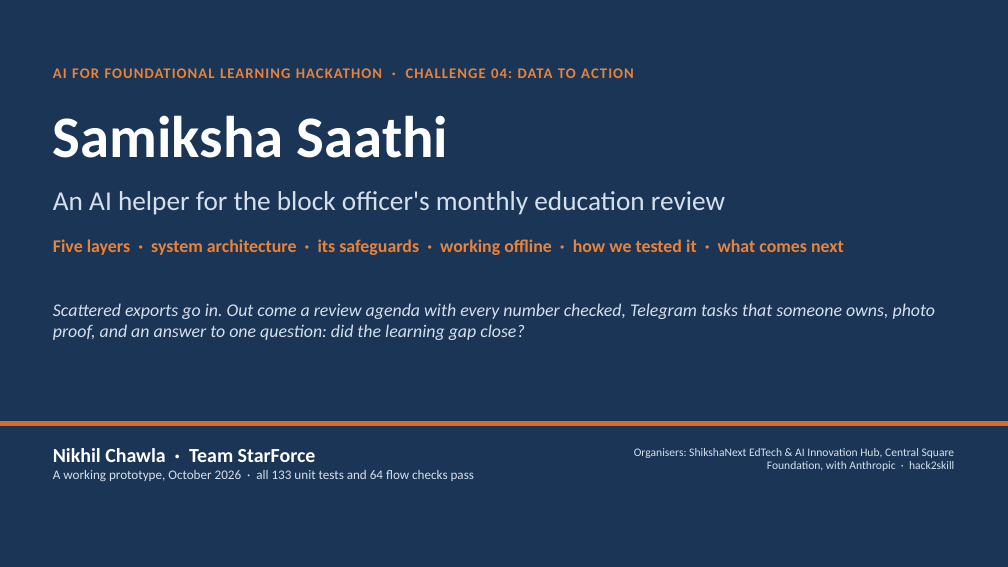
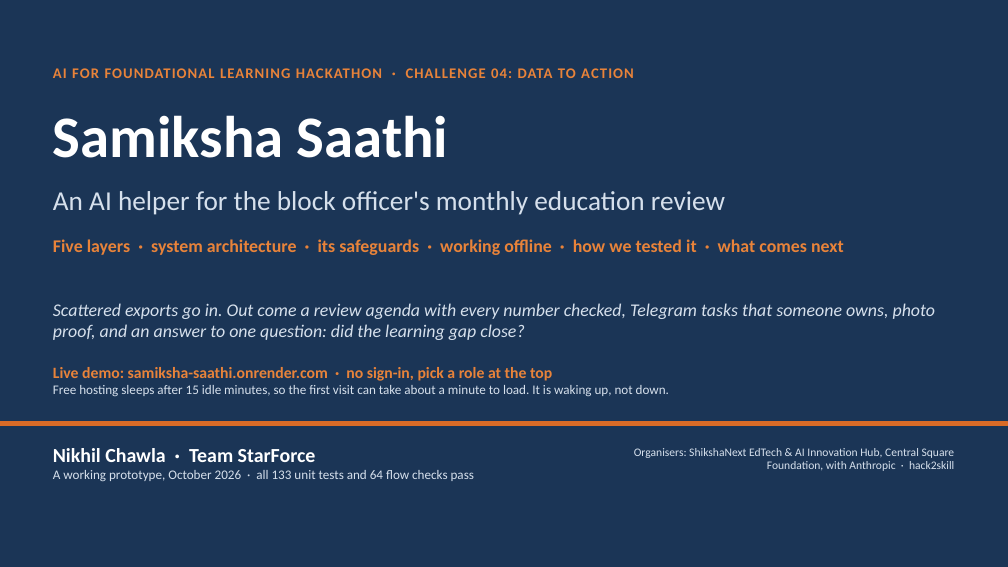
Before and after one commit to 1nikhilchawla/Samiksha_Saathi, a slide deck: slide 1 of Samiksha_Saathi_Final_Submission_Deck.pptx. Drawn at 1008x567 pixels with LibreOffice and Linux fonts; fonts in the diff are those of the drawing. Boxes give left, top, right and bottom in pixels: in the first picture for what was removed or moved away, otherwise in the second. Text is boxed around its words. In the diff, an @@ line names an element or a change of style, - is before the commit and + after.

Commit message:
Evaluator guide, live demo, roles, samples, Render, npm test split

```diff
--- a/Samiksha_Saathi_Final_Submission_Deck.pptx
+++ b/Samiksha_Saathi_Final_Submission_Deck.pptx
@@ text added at (53,367,669,396), 12.5 pt, text #D6E0EC @@
+Live demo: samiksha-saathi.onrender.com · no sign-in, pick a role at the top
+Free hosting sleeps after 15 idle minutes, so the first visit can take about a minute to load. It is waking up, not down.
```
Also in this commit, not shown: 3 other slides changed, 28 other files.
